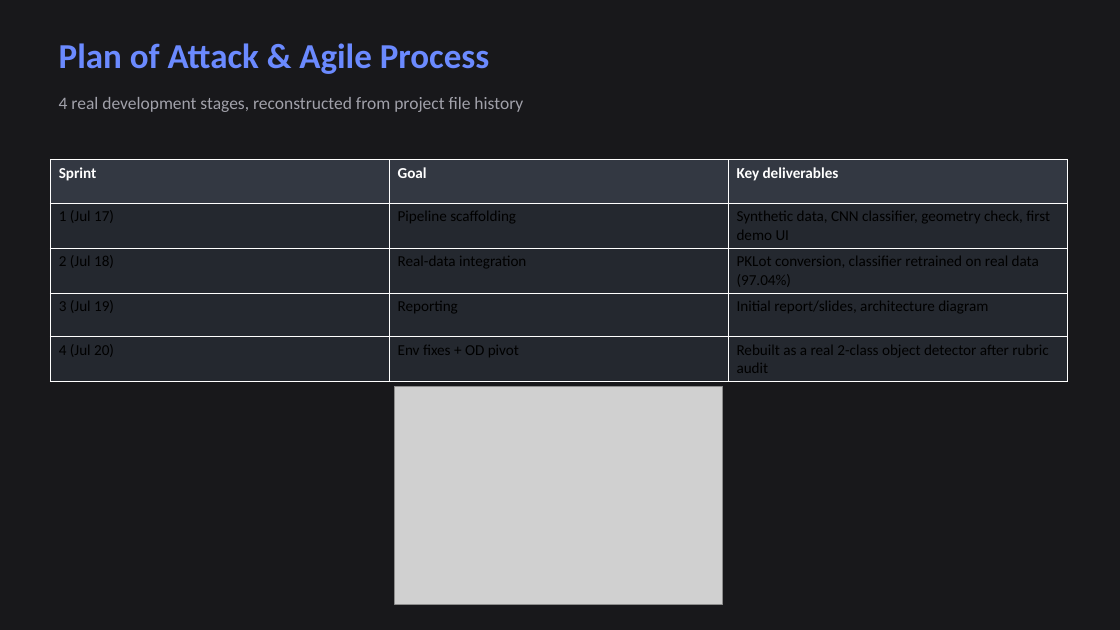
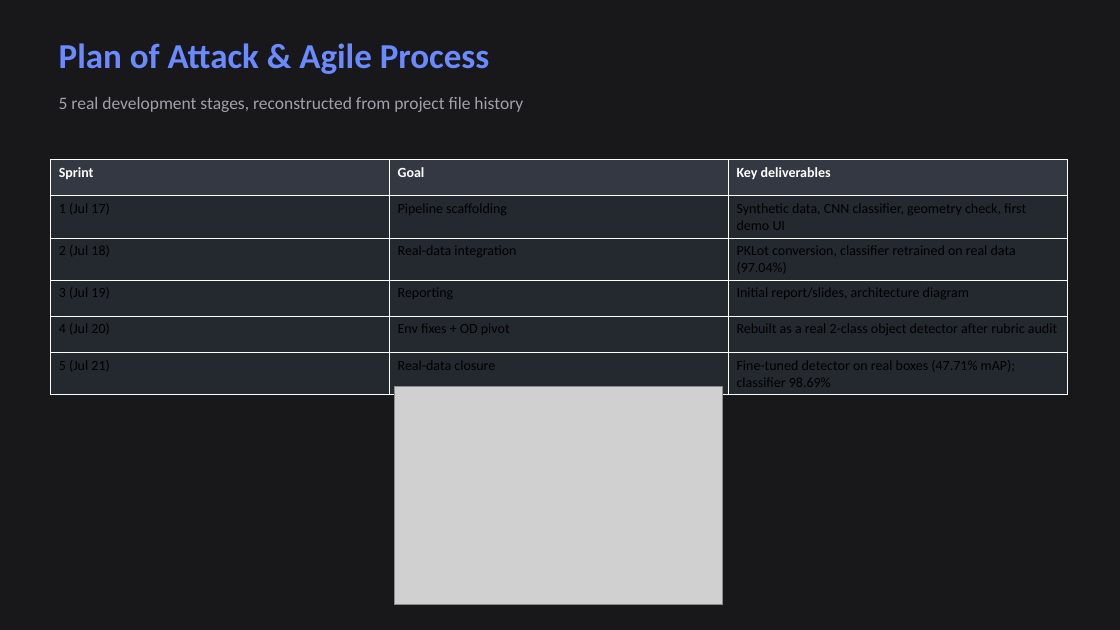
Before and after one commit to Tomiwa-ttt/Deep-Learning-2-Smart-Parking-Project, a slide deck: slide 3 of smartpark/report_assets/SmartPark_Slides.pptx. Drawn at 1120x630 pixels with LibreOffice and Linux fonts; fonts in the diff are those of the drawing; grey boxes stand for pictures. Boxes give left, top, right and bottom in pixels: in the first picture for what was removed or moved away, otherwise in the second. Text is boxed around its words. In the diff, an @@ line names an element or a change of style, - is before the commit and + after.

Commit message:
Close the real-data validation gap: fine-tune detector on real PKLot boxes, retrain classifier
Recovered the raw PKLot COCO export (from the user's Google Drive) and used
it for two things previously only possible with synthetic/qualitative data:

- Fine-tuned the synthetic-trained detector on real bounding boxes
  (train_detector.py --resume_from, 25 epochs) -> 47.71% mAP@0.5 on held-out
  real photos, vs. 98.71% synthetic. Classification given correct
  localization stays at 94.5% (vs 99.86% synthetic) -- the real-data gap is
  concentrated in localization recall, not misclassification, and is
  concretely explained by a 28.2% grid-cell collision rate on real PKLot's
  much denser lots (~57 vs ~15 spots/image). This directly points at a
  finer grid or anchor-based head as the next architecture change, rather
  than a vague 'needs more real data'.
- Retrained the classifier's real-data checkpoint (trained_model_real),
  fixing the stale/unloadable model from the version-skew issue earlier
  this project hit -- 98.69% val accuracy, ahead of the historical 97.04%.

New: convert_coco_to_detection.py (COCO export -> detector's annotations.json
format, analogous to the existing convert_coco_to_crops.py for the
classifier). train_detector.py gained --resume_from/--lr for fine-tuning.

Report, slides, and README updated throughout with these real numbers,
replacing the earlier 'not yet validated on real data' framing.

```diff
--- a/smartpark/report_assets/SmartPark_Slides.pptx
+++ b/smartpark/report_assets/SmartPark_Slides.pptx
@@ text at bbox=[59, 97, 523, 112]: text changed @@
-4 real development stages, reconstructed from project file history
+5 real development stages, reconstructed from project file history
@@ table at bbox=[50, 160, 1066, 391] @@
+row 6: 5 (Jul 21) | Real-data closure | Fine-tuned detector on real boxes (47.71% mAP); classifier 98.69%
```
Also in this commit, not shown: 4 other slides changed, 2 slides added, 28 other files.
